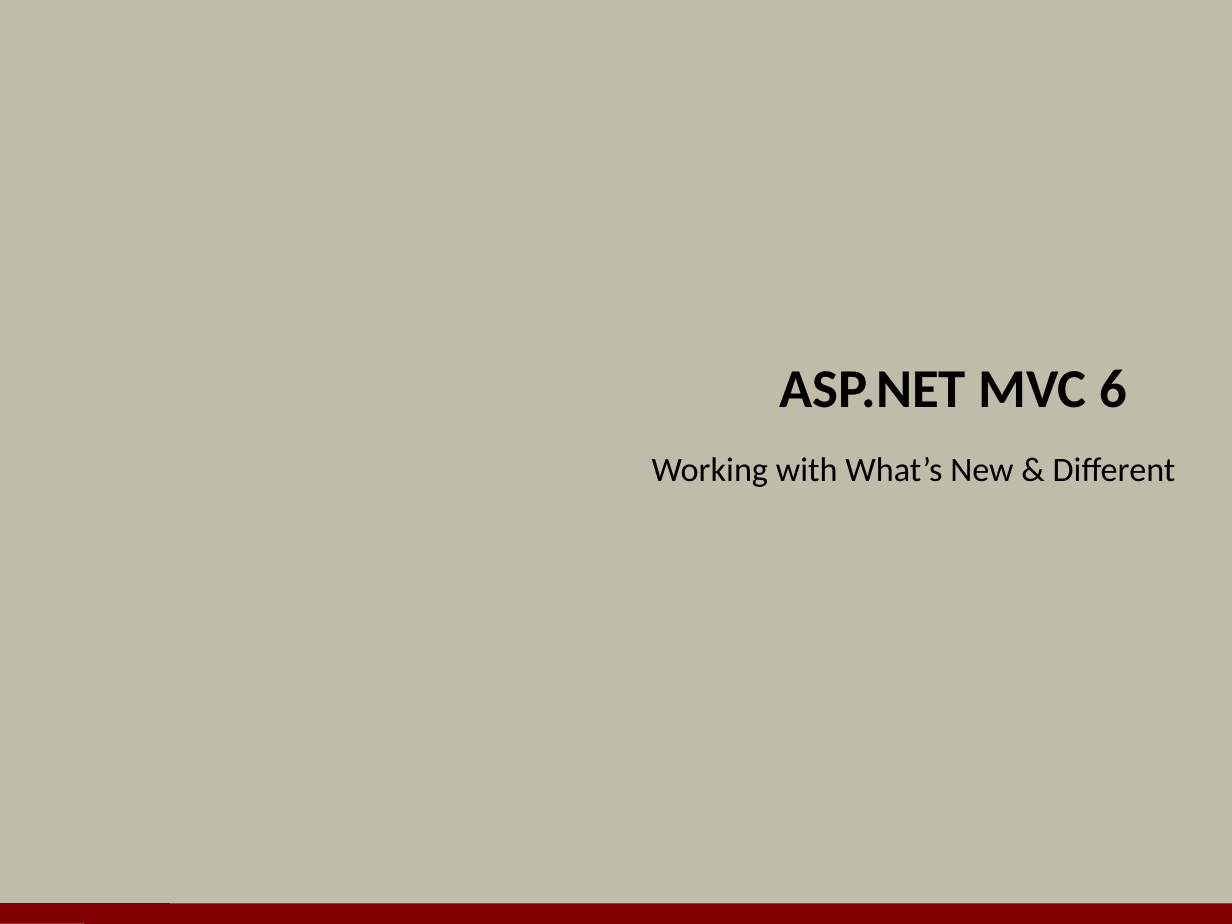
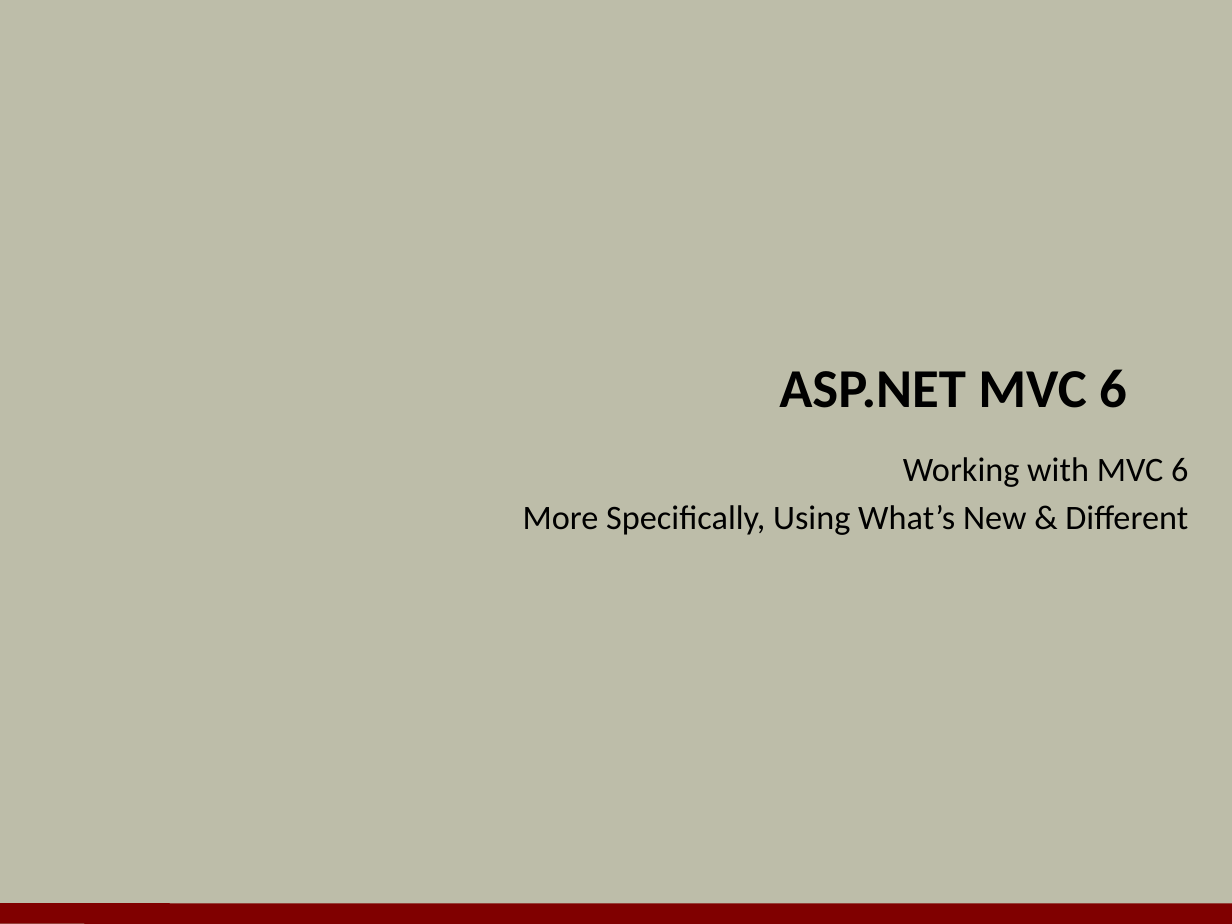
Before and after one commit to OdeToCode/classes, a slide deck: slide 1 of aspnet5/slides/a2_mvc6.pptx. Drawn at 1232x924 pixels with LibreOffice and Linux fonts; fonts in the diff are those of the drawing; background and template pictures are left out. Boxes give left, top, right and bottom in pixels: in the first picture for what was removed or moved away, otherwise in the second. Text is boxed around its words. In the diff, an @@ line names an element or a change of style, - is before the commit and + after.

```diff
--- a/aspnet5/slides/a2_mvc6.pptx
+++ b/aspnet5/slides/a2_mvc6.pptx
@@ subtitle at [523,457,1188,535]: text changed @@
-Working with What’s New & Different
+Working with MVC 6
+More Specifically, Using What’s New & Different
```
Also in this commit, not shown: 2 other slides changed, 3 slides added, 5 slides removed, 3 other files.
